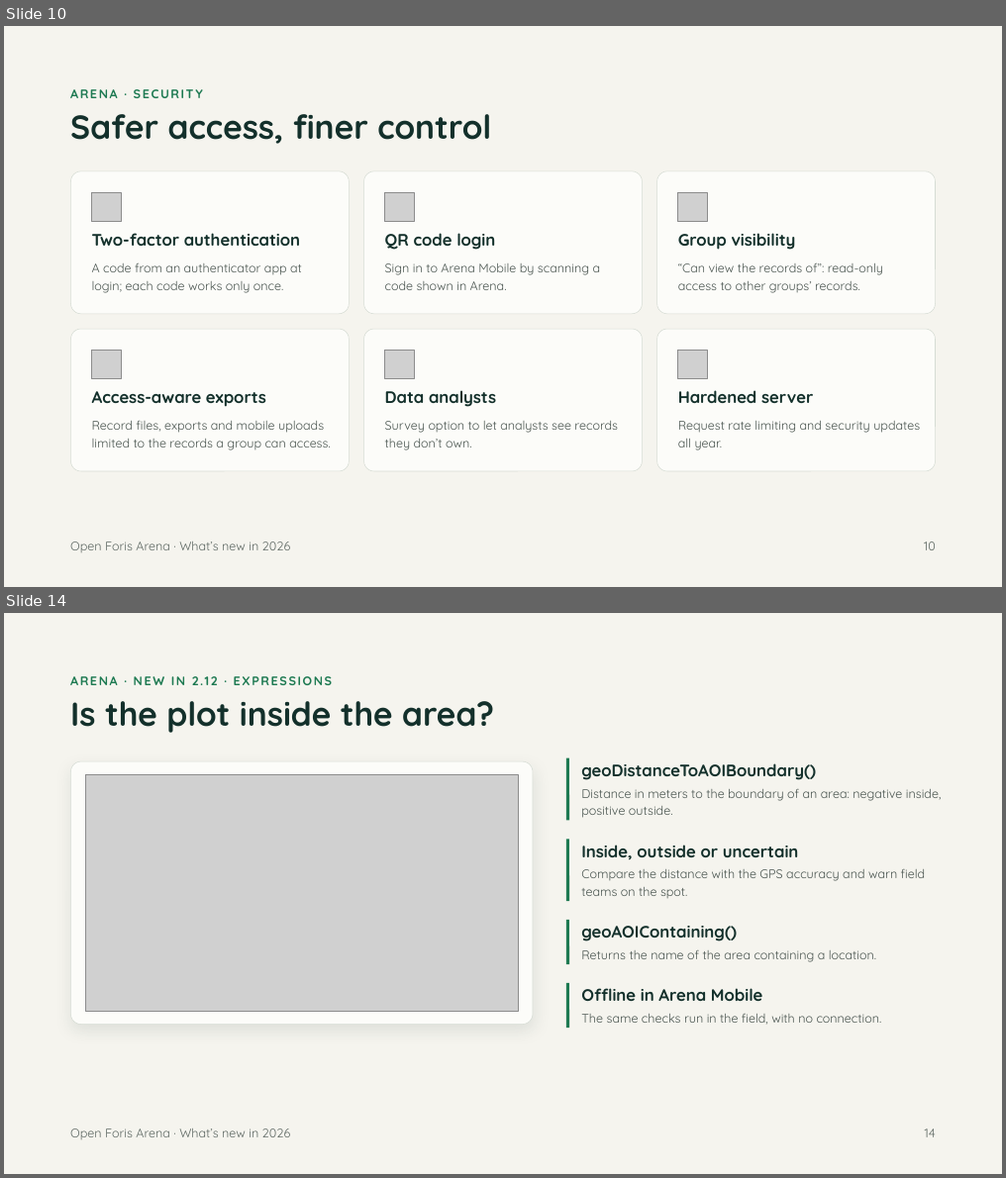
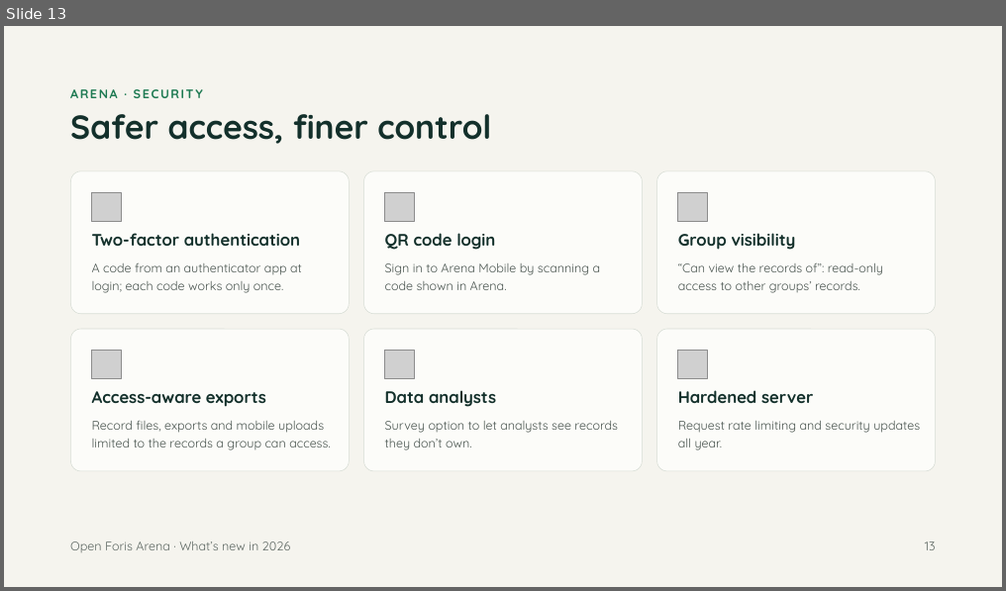
Before and after one commit to openforis/arena, a slide deck: docs/whats-new-2026/arena-whats-new-2026.pptx. Shown one above the other, each under a label of ours: slides 10 and 14 before the commit, slide 13 after it; the slides between them are not shown. The pictures are 1006x1178 and 1006x591 pixels, drawn with LibreOffice and Linux fonts; fonts in the diff are those of the drawing; grey boxes stand for pictures. Boxes give left, top, right and bottom in pixels: in the first picture for what was removed or moved away, otherwise in the second. Text is boxed around its words. In the diff, an @@ line names an element or a change of style, - is before the commit and + after.

```diff
--- a/docs/whats-new-2026/arena-whats-new-2026.pptx
+++ b/docs/whats-new-2026/arena-whats-new-2026.pptx
@@ slide 14 removed at [4,613,1002,1174], background #F5F4EE @@
@@ text removed at [70,676,332,685] @@
-ARENA · NEW IN 2.12 · EXPRESSIONS
@@ title removed at [70,701,494,733] @@
-Is the plot inside the area?
@@ line removed from (567, 759) to (567, 820) @@
@@ rounded rectangle removed at [70,761,533,1025] @@
@@ picture removed at [85,774,518,1011] @@
@@ text removed at [581,763,816,780] @@
-geoDistanceToAOIBoundary()
@@ text removed at [581,789,942,818] @@
-Distance in meters to the boundary of an area: negative inside, positive outside.
@@ line removed from (567, 839) to (567, 901) @@
@@ text removed at [581,845,799,861] @@
-Inside, outside or uncertain
@@ text removed at [581,869,925,898] @@
-Compare the distance with the GPS accuracy and warn field teams on the spot.
@@ line removed from (567, 920) to (567, 964) @@
@@ text removed at [581,926,737,942] @@
-geoAOIContaining()
@@ text removed at [581,951,876,962] @@
-Returns the name of the area containing a location.
@@ line removed from (567, 983) to (567, 1028) @@
@@ text removed at [581,988,762,1001] @@
-Offline in Arena Mobile
@@ text removed at [581,1014,882,1025] @@
-The same checks run in the field, with no connection.
@@ text removed at [70,1129,291,1140] @@
-Open Foris Arena · What’s new in 2026
@@ text removed at [925,1129,936,1138] @@
-14
@@ what was slide 10 is now slide 13 @@
@@ slide 13 changed as well @@
@@ text at [925,542,936,551]: text changed @@
-10
+13
```
Also in this commit, not shown: 7 other slides changed, 5 slides added, 7 other slides removed, 5 other files.
